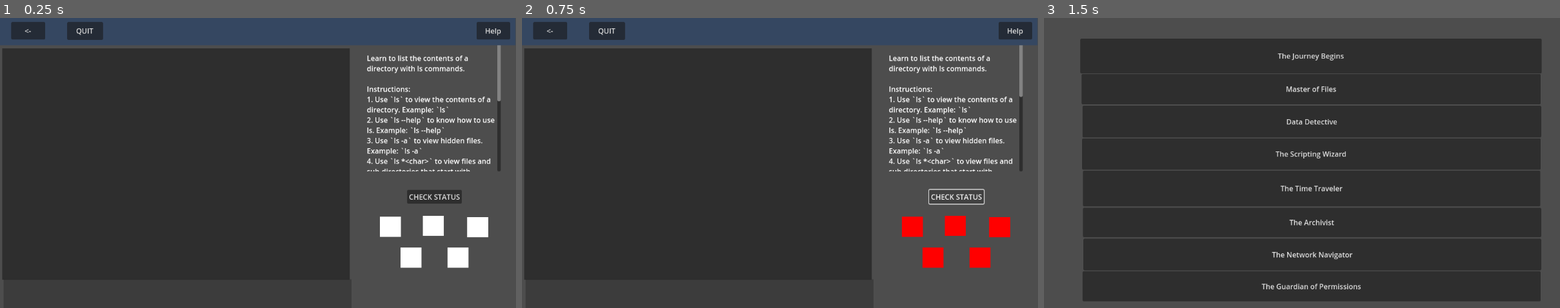
Above: before the commit, frames 1-3 (left to right).
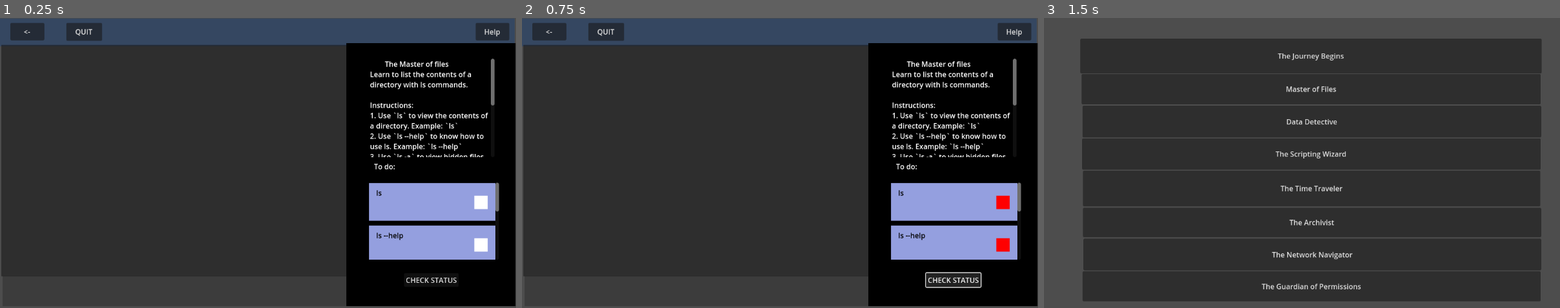
Above: after the commit, the same moments.

Repository: Pradeepaa001/Essentials
Game: Godot game, scene res://Scenes/level_2.tscn
Same seed, same stepped clock (60 frames per second), same inputs: the game is played once before the commit and once after it. This scene is started directly instead of the project's main scene.
Inputs:
- Up to frame 1 (0.25 s): no input
- Up to frame 2 (0.75 s): click "CHECK STATUS" at 0.5 s
- Up to frame 3 (1.5 s): click "<-" at 1.25 s

The runs differ from the first frame. In frame 1, 31% of the frame differs, in the area x 0-100%, y 1-100%; in frame 2, 30%; in frame 3, nothing differs.

Commit message:
Added task manager to level2 and implemented save system in level2

Diff:
--- a/SaveSystem.gd
+++ b/SaveSystem.gd
@@ -17,4 +17,5 @@
 	if file:
 		save_data = file.get_var()
 		file.close()
+	print(save_data)
 	return save_data
--- a/Scenes/level_2.tscn
+++ b/Scenes/level_2.tscn
@@ -1,60 +1,34 @@
-[gd_scene load_steps=4 format=3 uid="uid://vca4n4xych04"]
+[gd_scene load_steps=5 format=3 uid="uid://vca4n4xych04"]
 
 [ext_resource type="Script" path="res://Scripts/level_2.gd" id="1_rryu7"]
 [ext_resource type="PackedScene" uid="uid://dwsqlli5p3aga" path="res://Scenes/terminal.tscn" id="2_rbk36"]
 [ext_resource type="PackedScene" uid="uid://j78w24dwo5e7" path="res://Scenes/toolbar.tscn" id="3_m8bnb"]
+[ext_resource type="PackedScene" uid="uid://b00uf1r61kl64" path="res://Scenes/task_manager.tscn" id="4_sfoni"]
 
-[node name="Level2" type="Node2D"]
+[node name="level_2" type="Node2D"]
 position = Vector2(299, 213)
 script = ExtResource("1_rryu7")
 
+[node name="Toolbar" parent="." instance=ExtResource("3_m8bnb")]
+position = Vector2(-303, -218)
+
 [node name="Terminal" parent="." instance=ExtResource("2_rbk36")]
-position = Vector2(-173, -39)
+position = Vector2(-175, -47)
+
+[node name="Task_manager" parent="." instance=ExtResource("4_sfoni")]
+position = Vector2(117, -72)
 
 [node name="RichTextLabel" type="RichTextLabel" parent="."]
-offset_left = 520.0
-offset_top = -181.0
-offset_right = 819.0
-offset_bottom = 130.0
+offset_left = 527.0
+offset_top = -122.0
+offset_right = 805.0
+offset_bottom = 98.0
 
 [node name="check" type="Button" parent="."]
-offset_left = 610.0
-offset_top = 171.0
-offset_right = 732.0
-offset_bottom = 202.0
+offset_left = 603.0
+offset_top = 357.0
+offset_right = 725.0
+offset_bottom = 388.0
 text = "CHECK STATUS"
 
-[node name="ColorRect1" type="ColorRect" parent="."]
-offset_left = 549.0
-offset_top = 231.0
-offset_right = 596.0
-offset_bottom = 276.0
-
-[node name="ColorRect2" type="ColorRect" parent="."]
-offset_left = 645.0
-offset_top = 229.0
-offset_right = 692.0
-offset_bottom = 274.0
-
-[node name="ColorRect3" type="ColorRect" parent="."]
-offset_left = 744.0
-offset_top = 232.0
-offset_right = 791.0
-offset_bottom = 277.0
-
-[node name="ColorRect4" type="ColorRect" parent="."]
-offset_left = 595.0
-offset_top = 300.0
-offset_right = 642.0
-offset_bottom = 345.0
-
-[node name="ColorRect" type="ColorRect" parent="."]
-offset_left = 700.0
-offset_top = 300.0
-offset_right = 747.0
-offset_bottom = 345.0
-
-[node name="Toolbar" parent="." instance=ExtResource("3_m8bnb")]
-position = Vector2(-301, -220)
-
 [connection signal="pressed" from="check" to="." method="_on_check_pressed"]
--- a/Scenes/level_selector.tscn
+++ b/Scenes/level_selector.tscn
@@ -11,7 +11,7 @@
 offset_right = 40.0
 offset_bottom = 40.0
 
-[node name="Button" type="Button" parent="LevelButtons"]
+[node name="Button1" type="Button" parent="LevelButtons"]
 layout_mode = 0
 offset_left = 81.0
 offset_top = 46.0
@@ -96,7 +96,7 @@
 offset_bottom = 81.0
 text = "OKAY"
 
-[connection signal="pressed" from="LevelButtons/Button" to="." method="_on_button_pressed"]
+[connection signal="pressed" from="LevelButtons/Button1" to="." method="_on_button_pressed"]
 [connection signal="pressed" from="LevelButtons/Button2" to="." method="_on_button_2_pressed"]
 [connection signal="pressed" from="LevelButtons/Button3" to="." method="_on_button_3_pressed"]
 [connection signal="pressed" from="LevelButtons/Button4" to="." method="_on_button_4_pressed"]
--- a/Scripts/level_1.gd
+++ b/Scripts/level_1.gd
@@ -38,7 +38,7 @@
 to keep your directory clean"
 
 var task_count = 3
-var instructions = ["Create Day1 directory to organize files for Day1.", "Change into Day1 directory to work within it.", "Create file1.txt, file2.txt, and file3.txt for practice."]
+var instructions = ["Create Day1 directory to organize files for Day1.", "Change into Day1 directory to work within it.", "Create file1, file2, and file3 for practice."]
 
 var task_scene = load("res://Scenes/task.tscn")
 var SaveSystem = preload("res://SaveSystem.gd")
@@ -74,7 +74,7 @@
 
 func task3_status() -> bool:
 	var commandline = $Terminal
-	var required_files = ["file1.txt", "file2.txt", "file3.txt"]
+	var required_files = ["file1", "file2", "file3"]
 	var files_in_planet = commandline.execute("ls").split("\n")
 	print(files_in_planet)
 	for file in required_files:
@@ -83,9 +83,7 @@
 	return true
 
 func update_status():
-	var task_count = 3
 	var check_functions = [task1_status, task2_status, task3_status]
-
 	for idx in task_count:
 		var task_manager = get_node("Task_manager/BoxContainer/Panel/ScrollContainer/VBoxContainer")
 		var task = task_manager.get_child(idx)
--- a/Scripts/level_2.gd
+++ b/Scripts/level_2.gd
@@ -1,7 +1,6 @@
 extends Node2D
 
-var level_title = "The Master of files"
-var level_description = """
+var level_description = """\t\tThe Master of files
 Learn to list the contents of a directory with ls commands.
 
 Instructions:
@@ -47,24 +46,32 @@
 to keep your directory clean"
 
 
-
-var level_setup_commands = ["ls", "ls --help", "ls -a", "ls r*", "pwd"]
+var task_count = 5
+var instructions = ["ls", "ls --help", "ls -a", "ls r*", "pwd"]
 var level_congrats_message = "Well done, Explorer! You've completed the first level"
 @onready var termi = $Terminal
 var all_inputs = []
 
+var task_scene = load("res://Scenes/task.tscn")
+var SaveSystem = preload("res://SaveSystem.gd")
+var Save = SaveSystem.new()
 
 func _ready():
 	var man_level = $Toolbar/WindowDialog/RichTextLabel
 	man_level.text = level_manual
 	var output = $RichTextLabel
-	print("started")
-	output.text += level_title + "\n"
-	var commands = ""
-	for element in level_setup_commands:
-		commands += str(element) + "\n"
-	output.text += level_description + "\nSetup commands:\n" + commands
+	output.text += level_description
+	add_tasks()
 
+func add_tasks():
+	var task
+	var task_manager = $Task_manager/BoxContainer/Panel/ScrollContainer/VBoxContainer
+	for idx in task_count:
+		task = task_scene.instantiate().duplicate()
+		var instruction = task.get_node("HBoxContainer/Panel/RichTextLabel")
+		instruction.text = instructions[idx]
+		task_manager.add_child(task)
+		task.position = Vector2(0, (task_manager.get_child_count() - 1) * 95)
 
 func task1_status() -> bool:
 	all_inputs = termi.get_input_list()
@@ -90,57 +97,26 @@
 	all_inputs = termi.get_input_list()
 	return "pwd" in all_inputs
 
-func update_icons():
-	if task1_status():
-		$ColorRect1.color  = Color(0,1,0)
-		print("task1:", task1_status())
-
-	else:
-
-		$ColorRect1.color  = Color(1,0,0)
-		print("task1:", task1_status())
-
-
-
-	if task2_status():
-		print("task2:", task2_status())
-		$ColorRect2.color  = Color(0,1,0)
-
-	else:
-
-		$ColorRect2.color  = Color(1,0,0)
-		print("task2:", task2_status())
-
-
-	if task3_status():
-		print("task3:", task3_status())
-		$ColorRect3.color  = Color(0,1,0)
-
-	else:
-		print("task3:", task3_status())
-		$ColorRect3.color  = Color(1,0,0)
-
-	if task4_status():
-		print("task3:", task4_status())
-		$ColorRect4.color  = Color(0,1,0)
-
-	else:
-		print("task3:", task4_status())
-		$ColorRect4.color  = Color(1,0,0)
-
-	if task5_status():
-		print("task3:", task5_status())
-		$ColorRect.color  = Color(0,1,0)
-
-	else:
-		print("task3:", task5_status())
-		$ColorRect.color  = Color(1,0,0)
+func update_status():
+	var check_functions = [task1_status, task2_status, task3_status, task4_status, task5_status]
+	for idx in task_count:
+		var task_manager = get_node("Task_manager/BoxContainer/Panel/ScrollContainer/VBoxContainer")
+		var task = task_manager.get_child(idx)
+		var task_color = task.get_node("HBoxContainer/Panel/ColorRect")
+		task_color.color = Color(0,1,0) if check_functions[idx].call() else Color(1,0,0)
 
 func _on_check_pressed():
-	var output = $RichTextLabel
-	print("check is pressed")
-	update_icons()
-	if task1_status() and task2_status() and task3_status():
-		output.text += "\ntasks completed\n"
-	else:
-		output.text += "\ntasks are not completed\n"
+	update_status()
+	level_completed()
+
+func is_level_completed() -> bool:
+	return task1_status() and task2_status() and task3_status() and task3_status() and task4_status() and task5_status()
+
+func level_completed():
+	if is_level_completed():
+		var current_level = get_current_level()
+		Save.save_progress(current_level)
+
+func get_current_level() -> int:
+	var scene_name = get_tree().current_scene.name
+	return int(scene_name.replace("level_", "").replace(".tscn", ""))
--- a/Scripts/level_selector.gd
+++ b/Scripts/level_selector.gd
@@ -85,7 +85,7 @@
 	var Save = SaveSystem.new()
 	var progress = Save.load_progress()
 	for button in $LevelButtons.get_children():
-		var level = int(button.name.replace("Button", "")) + 1
+		var level = int(button.name.replace("Button", ""))
 		if level in progress["levels_completed"]:
 			button.modulate = Color(0, 1, 0)
 
Not shown, added: user/Day1/file1.txt
Not shown, added: user/Day1/file2.txt
Not shown, added: user/Day1/file3.txt
Not shown, added: user/file1
